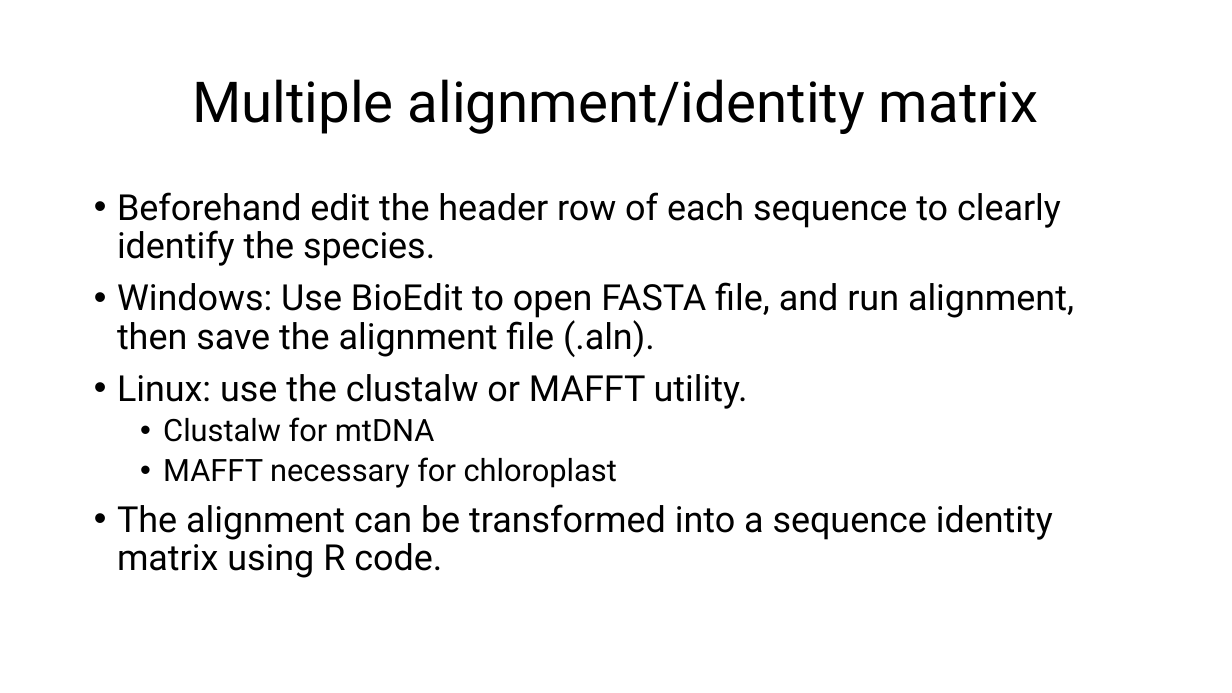
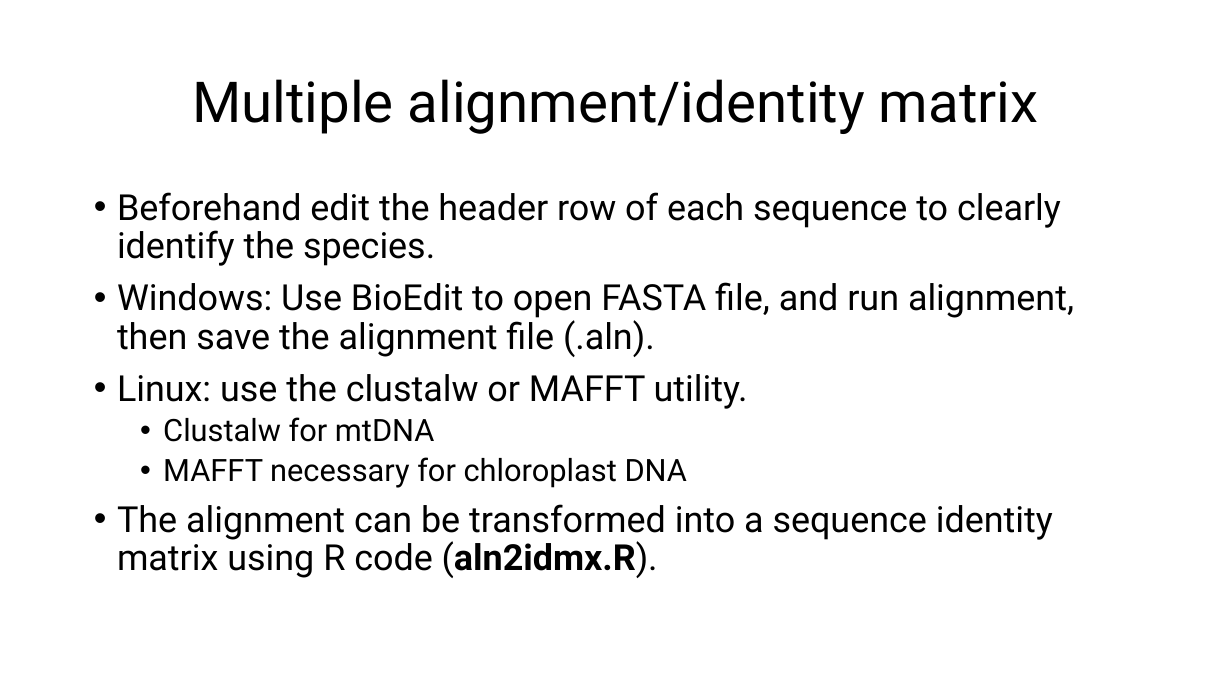
Before and after one commit to csmatyi/crs2025, a slide deck: slide 36 of CRS2025_R_workshop.pptx (slide 35 before the commit). Drawn at 1232x693 pixels with LibreOffice and Linux fonts; fonts in the diff are those of the drawing. Boxes give left, top, right and bottom in pixels: in the first picture for what was removed or moved away, otherwise in the second. Text is boxed around its words. In the diff, an @@ line names an element or a change of style, - is before the commit and + after.

```diff
--- a/CRS2025_R_workshop.pptx
+++ b/CRS2025_R_workshop.pptx
@@ text at [117,457,1053,578]: text changed @@
-  • MAFFT necessary for chloroplast
-• The alignment can be transformed into a sequence identity matrix using R code.
+  • MAFFT necessary for chloroplast DNA
+• The alignment can be transformed into a sequence identity matrix using R code (aln2idmx.R).
```
Also in this commit, not shown: 6 other slides changed, 1 slide added, 2 other files.
